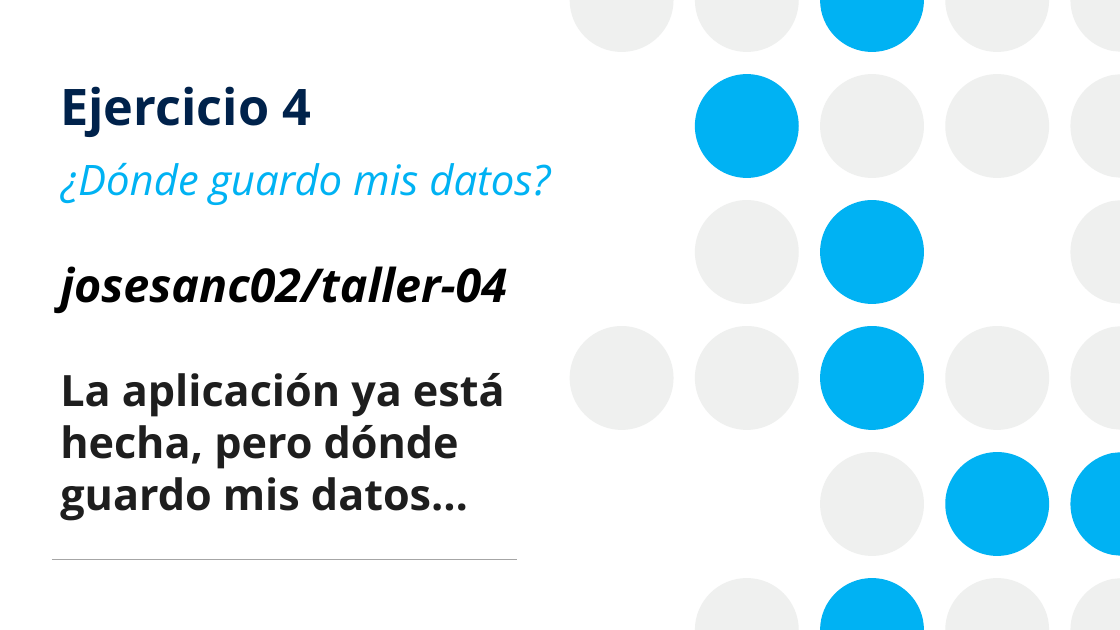
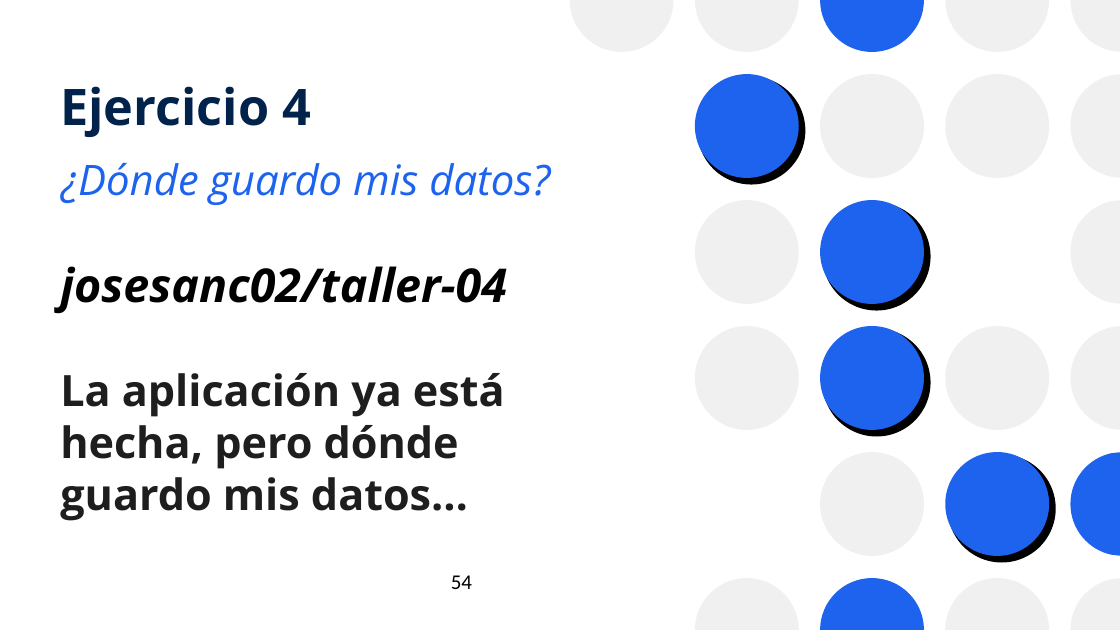
Before and after one commit to josanri/docker-workshop, a slide deck: slide 54 of Introducción a Docker.pptx (slide 53 before the commit). Drawn at 1120x630 pixels with LibreOffice and Linux fonts; fonts in the diff are those of the drawing. Boxes give left, top, right and bottom in pixels: in the first picture for what was removed or moved away, otherwise in the second. Text is boxed around its words. In the diff, an @@ line names an element or a change of style, - is before the commit and + after.

Commit message:
Updated design of presentation

```diff
--- a/Introducción a Docker.pptx
+++ b/Introducción a Docker.pptx
@@ subtitle "¿Dónde guardo mis datos?" at (x1=60, y1=163, x2=550, y2=205): text colour #00B2F3 to #1D63ED @@
@@ ellipse removed at (x1=570, y1=326, x2=674, y2=430) @@
@@ fill #00B2F3 to #1D63ED; shadow on in 4 elements at (x1=695, y1=74, x2=799, y2=178), (x1=820, y1=326, x2=924, y2=430), (x1=820, y1=200, x2=924, y2=304), (x1=945, y1=452, x2=1049, y2=556) @@
@@ fill #00B2F3 to #1D63ED in 3 elements at (x1=820, y1=578, x2=924, y2=630), (x1=820, y1=0, x2=924, y2=52), (x1=1070, y1=452, x2=1120, y2=555) @@
@@ line removed from (52, 560) to (518, 560) @@
@@ page number added at (x1=451, y1=575, x2=472, y2=589), 18 pt, text #000000 @@
+54
```
Also in this commit, not shown: 74 other slides changed, 9 slides added, 8 slides removed, 1 other file.
